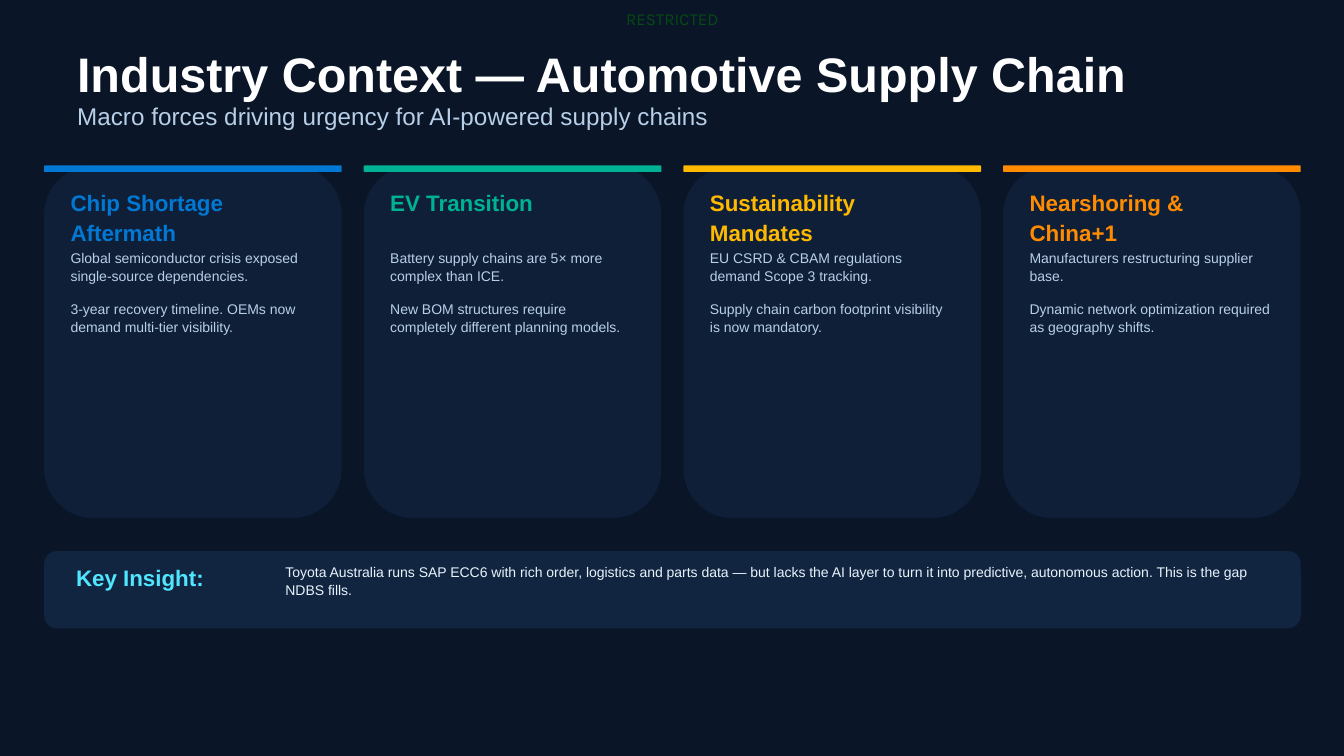
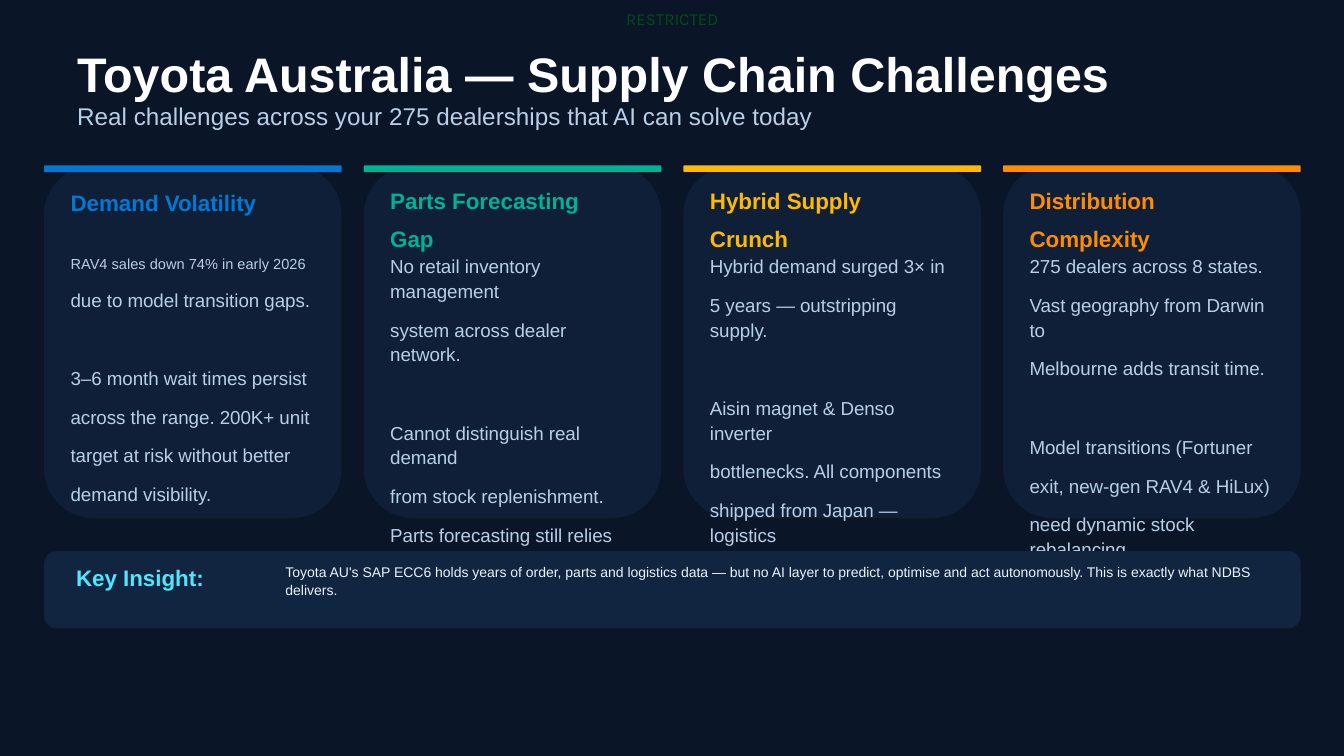
Before and after one commit to bhartiya75/ntt, a slide deck: slide 4 of backend/generated_ppts/NDBS_SAP_Supply_Chain_AI_v2.0.pptx. Drawn at 1344x756 pixels with LibreOffice and Linux fonts; fonts in the diff are those of the drawing; background and template pictures are left out. Boxes give left, top, right and bottom in pixels: in the first picture for what was removed or moved away, otherwise in the second. Text is boxed around its words. In the diff, an @@ line names an element or a change of style, - is before the commit and + after.

```diff
--- a/backend/generated_ppts/NDBS_SAP_Supply_Chain_AI_v2.0.pptx
+++ b/backend/generated_ppts/NDBS_SAP_Supply_Chain_AI_v2.0.pptx
@@ text at <box>77,57,1109,101</box>: text changed @@
-Industry Context — Automotive Supply Chain
+Toyota Australia — Supply Chain Challenges
@@ text at <box>77,107,811,130</box>: text changed @@
-Macro forces driving urgency for AI-powered supply chains
+Real challenges across your 275 dealerships that AI can solve today
@@ text at <box>71,195,256,216</box>: text changed @@
-Chip Shortage Aftermath
+Demand Volatility
@@ text at <box>390,193,579,252</box>: text changed @@
-EV Transition
+Parts Forecasting
+Gap
@@ text at <box>710,192,861,248</box>: text changed @@
-Sustainability Mandates
+Hybrid Supply
+Crunch
@@ text at <box>1030,192,1155,252</box>: text changed @@
-Nearshoring & China+1
+Distribution
+Complexity
@@ text at <box>71,258,310,505</box>: text changed; size 10 to 13.3 pt @@
-Global semiconductor crisis exposed single-source dependencies.
-3-year recovery timeline. OEMs now demand multi-tier visibility.
+RAV4 sales down 74% in early 2026
+due to model transition gaps.
+3–6 month wait times persist
+across the range. 200K+ unit
+target at risk without better
+demand visibility.
@@ text at <box>390,259,612,580</box>: text changed; size 10 to 13.3 pt @@
-Battery supply chains are 5× more complex than ICE.
-New BOM structures require completely different planning models.
+No retail inventory management
+system across dealer network.
+Cannot distinguish real demand
+from stock replenishment.
+Parts forecasting still relies
+on Excel and manual overrides.
@@ text at <box>710,259,945,580</box>: text changed; size 10 to 13.3 pt @@
-EU CSRD & CBAM regulations demand Scope 3 tracking.
-Supply chain carbon footprint visibility is now mandatory.
+Hybrid demand surged 3× in
+5 years — outstripping supply.
+Aisin magnet & Denso inverter
+bottlenecks. All components
+shipped from Japan — logistics
+delays compound the problem.
@@ text at <box>1030,259,1270,551</box>: text changed; size 10 to 13.3 pt @@
-Manufacturers restructuring supplier base.
-Dynamic network optimization required as geography shifts.
+275 dealers across 8 states.
+Vast geography from Darwin to
+Melbourne adds transit time.
+Model transitions (Fortuner
+exit, new-gen RAV4 & HiLux)
+need dynamic stock rebalancing.
@@ text at <box>285,567,1251,595</box>: text changed @@
-Toyota Australia runs SAP ECC6 with rich order, logistics and parts data — but lacks the AI layer to turn it into predictive, autonomous action. This is the gap NDBS fills.
+Toyota AU's SAP ECC6 holds years of order, parts and logistics data — but no AI layer to predict, optimise and act autonomously. This is exactly what NDBS delivers.
```
Also in this commit, not shown: 1 other slide changed, 2 other files.
